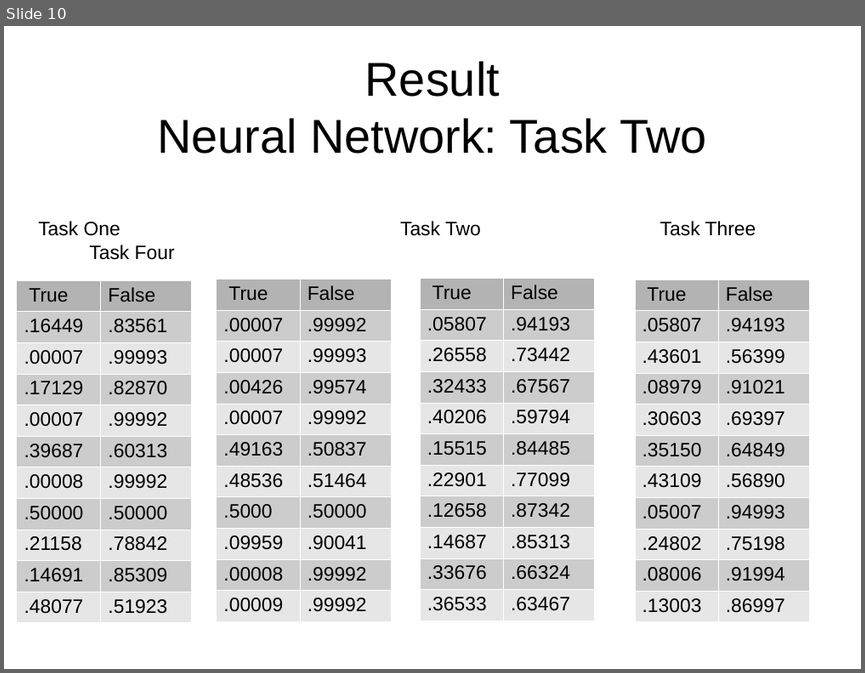
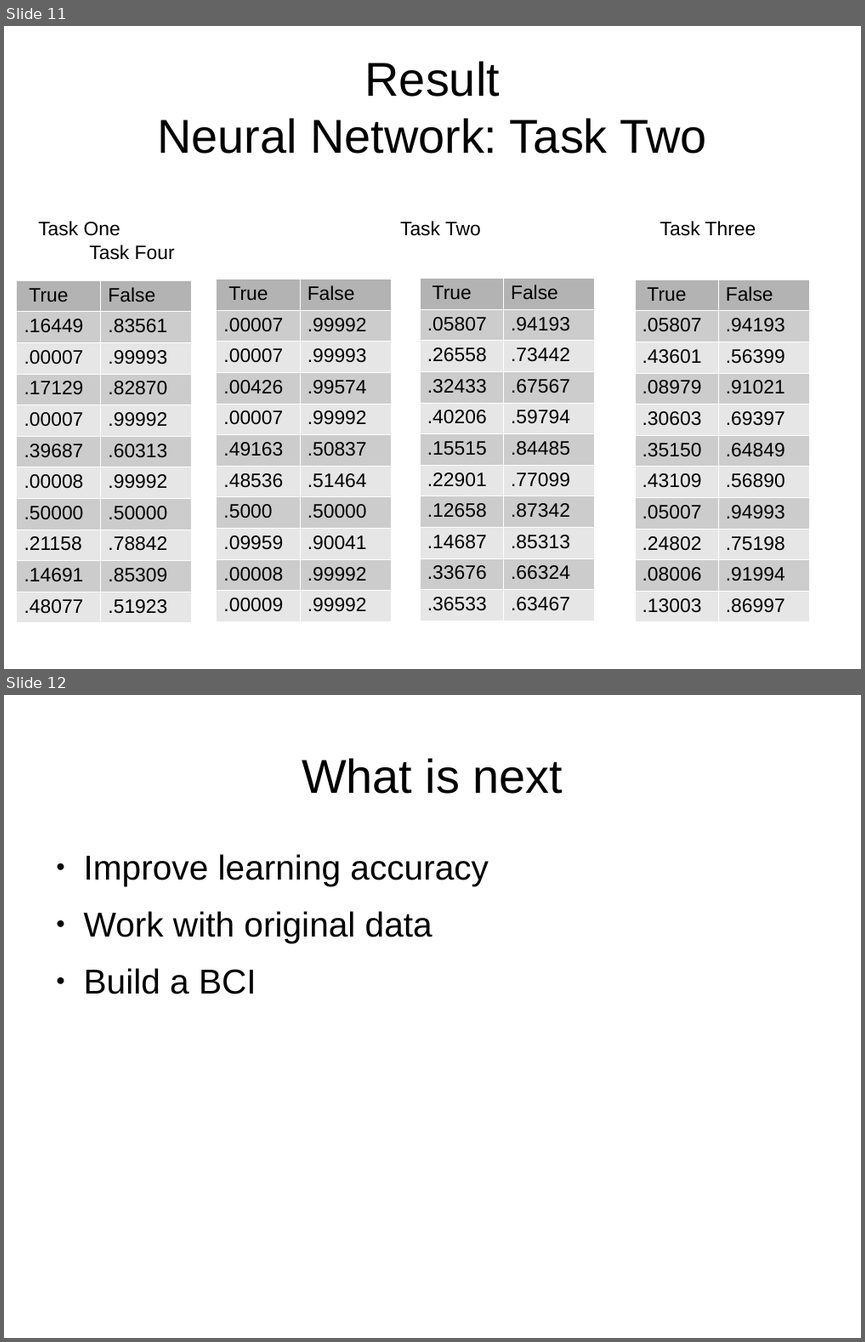
Before and after one commit to joaoccanto/NeuralNetwork-BrainActivityRecognition, a slide deck: presentation.odp. Shown one above the other, each under a label of ours: slide 10 before the commit, slides 11 and 12 after it. The pictures are 865x673 and 865x1342 pixels, drawn with LibreOffice and Linux fonts; fonts in the diff are those of the drawing. Boxes give left, top, right and bottom in pixels: in the first picture for what was removed or moved away, otherwise in the second. Text is boxed around its words. In the diff, an @@ line names an element or a change of style, - is before the commit and + after.

```diff
--- a/presentation.odp
+++ b/presentation.odp
@@ slide 12 added at (x1=4, y1=695, x2=861, y2=1338), background #FFFFFF @@
@@ title added at (x1=302, y1=758, x2=563, y2=794), 44 pt, text #000000 @@
+What is next
@@ text added at (x1=84, y1=854, x2=488, y2=994), 32 pt, text #000000 @@
+● Improve learning accuracy
+● Work with original data
+● Build a BCI
@@ what was slide 10 is now slide 11 @@
```
Also in this commit, not shown: 3 slides changed, 1 other slide added, 47 other files.
